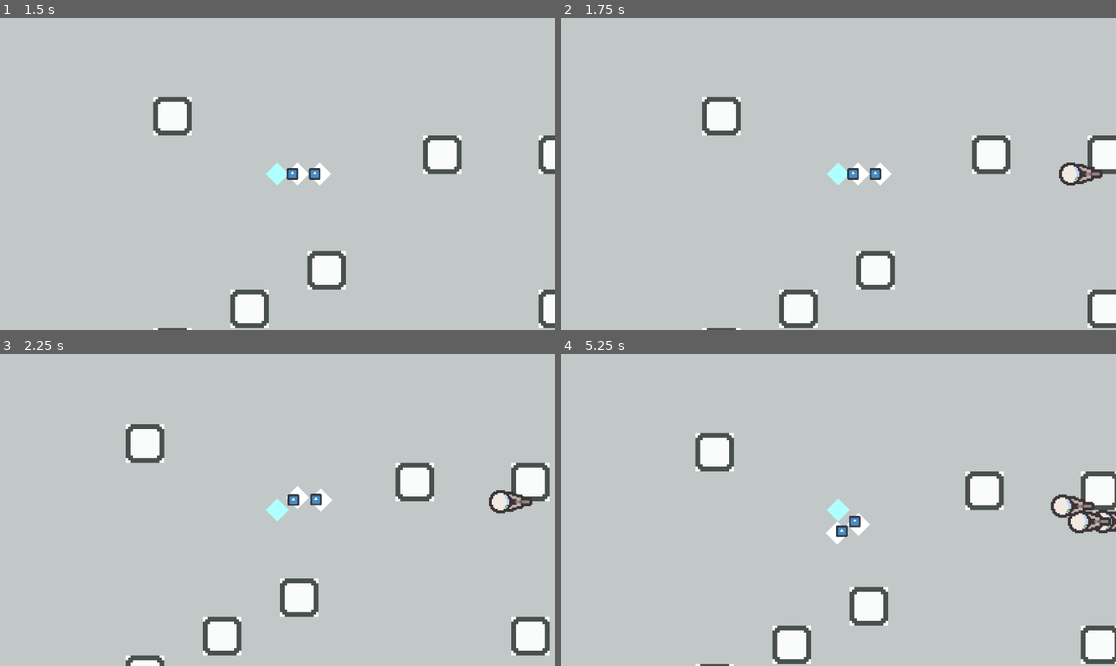
Above: before the commit, frames 1-4 (two rows, left to right).
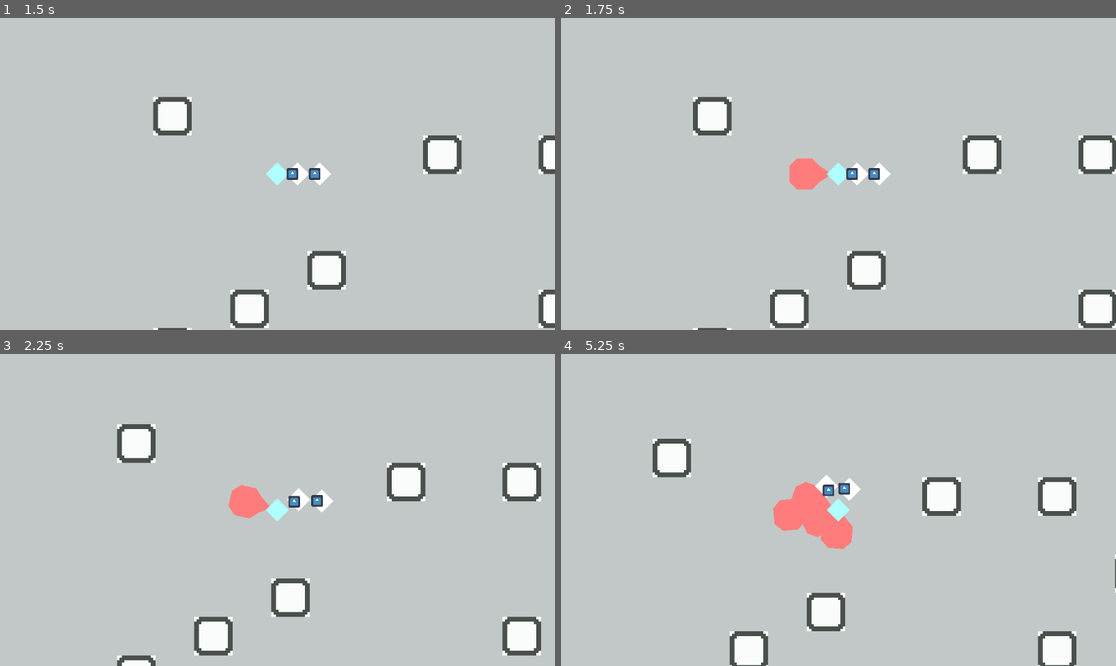
Above: after the commit, the same moments.

Repository: Hokome/GMTK-2024
Game: Godot game, scene res://ui/main_menu.tscn
The game is run twice, just before and just after one commit, with the same random seed, the same clock (stepped at 60 frames per second) and the same inputs. The engine's default icon, where the game draws it, is replaced by a stand-in: a white triangle on a blue panel in a dark square.
Inputs:
- Up to frame 1 (1.5 s): click "Start" at 0.5 s; tap Enter at 1.25 s; hold D (move_right) from 1.28 s (still down)
- Up to frame 2 (1.75 s): keep holding D (move_right)
- Up to frame 3 (2.25 s): release D (move_right) at 2.03 s; hold S (move_down) from 2.03 s (still down)
- Up to frame 4 (5.25 s): release S (move_down) at 2.78 s; hold D (move_right) 2.78-3.53 s; hold W (move_up) 3.53-4.28 s; hold A (move_left) from 4.28 s (still down)

Frame 1 is identical in both runs. In frame 2, 4.4% of the frame differs, in the area x 23-100%, y 25-100%; in frame 3, 4.9%; in frame 4, 13%, in the area x 16-100%, y 25-100%.

Commit message:
Fixed enemy movement

Diff:
--- a/scenes/band_member.tscn
+++ b/scenes/band_member.tscn
@@ -10,6 +10,8 @@
 [node name="entity" type="CharacterBody2D"]
 collision_layer = 2
 collision_mask = 3
+motion_mode = 1
+wall_min_slide_angle = 0.872665
 script = ExtResource("1_tbeal")
 speed = 90.0
 
--- a/scenes/enemy.tscn
+++ b/scenes/enemy.tscn
@@ -1,25 +1,22 @@
-[gd_scene load_steps=5 format=3 uid="uid://d311nkqnp2kt"]
+[gd_scene load_steps=4 format=3 uid="uid://d311nkqnp2kt"]
 
 [ext_resource type="Script" path="res://scripts/entity.gd" id="1_07fhc"]
 [ext_resource type="Script" path="res://scripts/enemy_basic.gd" id="1_8qy2a"]
-[ext_resource type="Texture2D" uid="uid://brh8fje5j2le3" path="res://assets/atlas.png" id="1_kdosj"]
 
 [sub_resource type="CircleShape2D" id="CircleShape2D_d57qw"]
 radius = 24.0
 
-[node name="Enemy" type="CharacterBody2D"]
+[node name="enemy" type="CharacterBody2D"]
+motion_mode = 1
 script = ExtResource("1_07fhc")
 speed = 70.0
-
-[node name="sprite_2d" type="Sprite2D" parent="."]
-position = Vector2(26, 0)
-scale = Vector2(3, 3)
-texture = ExtResource("1_kdosj")
-region_enabled = true
-region_rect = Rect2(16, 64, 32, 16)
 
 [node name="collider" type="CollisionShape2D" parent="."]
 shape = SubResource("CircleShape2D_d57qw")
 
-[node name="FollowPlayer" type="Node" parent="."]
+[node name="follow_player" type="Node" parent="."]
 script = ExtResource("1_8qy2a")
+
+[node name="placeholder" type="Polygon2D" parent="."]
+color = Color(1, 0.49, 0.49, 1)
+polygon = PackedVector2Array(-16, -32, 16, -32, 32, -16, 56, 0, 32, 16, 16, 32, -16, 32, -32, 16, -32, -16)
--- a/scenes/enemy_spawner.tscn
+++ b/scenes/enemy_spawner.tscn
@@ -2,7 +2,7 @@
 
 [ext_resource type="Script" path="res://scripts/enemy_spawner.gd" id="1_0ovbv"]
 
-[node name="Spawner" type="Node2D"]
+[node name="spawner" type="Node2D"]
 script = ExtResource("1_0ovbv")
 
 [node name="timer" type="Timer" parent="."]
--- a/scenes/player.tscn
+++ b/scenes/player.tscn
@@ -9,6 +9,7 @@
 
 [node name="player" type="CharacterBody2D"]
 motion_mode = 1
+wall_min_slide_angle = 0.872665
 script = ExtResource("1_1qu3r")
 speed = 100.0
 
--- a/scenes/test_level.tscn
+++ b/scenes/test_level.tscn
@@ -10,5 +10,4 @@
 tile_map_data = PackedByteArray("AAAQAAsAAAAOAAIAAAAQAAoAAAAOAAIAAAAQAAkAAAAOAAIAAAAQAAgAAAAOAAIAAAAQAAcAAAAOAAIAAAAQAA …(16624 unchanged characters)…
 tile_set = ExtResource("1_dlfii")
 
-[node name="Spawner" parent="." instance=ExtResource("2_x01c2")]
-position = Vector2(512, 0)
+[node name="spawner" parent="." instance=ExtResource("2_x01c2")]
--- a/scripts/enemy_basic.gd
+++ b/scripts/enemy_basic.gd
@@ -1,9 +1,12 @@
 extends Node
+class_name FollowPlayer
 
 var target:Entity
 @onready var entity: Entity = get_parent()
 
-func _physics_process(delta: float) -> void:
+func _physics_process(_delta: float) -> void:
 	#Change direction based on player
 	var direction := entity.position.direction_to(target.position)
+	print(direction)
 	entity.movement_direction = direction
+	$"../placeholder".look_at(target.position)
--- a/scripts/enemy_spawner.gd
+++ b/scripts/enemy_spawner.gd
@@ -1,8 +1,7 @@
 extends Node2D
 
-var leader_ref:Entity
 var spawn = preload("res://scenes/enemy.tscn")
-var limit:int = 10
+var limit: int = 10
 
 # Called when the node enters the scene tree for the first time.
 func _ready() -> void:
@@ -12,6 +11,6 @@
 	if limit<=0:
 		$timer.stop()
 	var temp = spawn.instantiate()
-	temp.get_node("FollowPlayer").target = leader_ref
-	add_child(temp)
+	temp.get_node("follow_player").target = game.player
+	get_parent().add_child(temp)
 	limit-=1
--- a/scripts/game.gd
+++ b/scripts/game.gd
@@ -14,13 +14,12 @@
 	add_child(level)
 	add_child(player)
 
+	spawn_member()
+	spawn_member()
+
+func spawn_member():
 	var member_scene := preload("res://scenes/band_member.tscn")
 	var member_entity: Entity = member_scene.instantiate()
-	var member_entity2: Entity = member_scene.instantiate()
-	member_entity.name="entity1"
-	member_entity2.name="entity2"
+	member_entity.name = "member"
 	var member: BandMemberController = member_entity.get_node("controller")
-	var member2: BandMemberController = member_entity2.get_node("controller")
 	player.get_node("band_leader").add_member(member)
-	player.get_node("band_leader").add_member(member2)
-	level.get_node("Spawner").leader_ref = player as Entity
